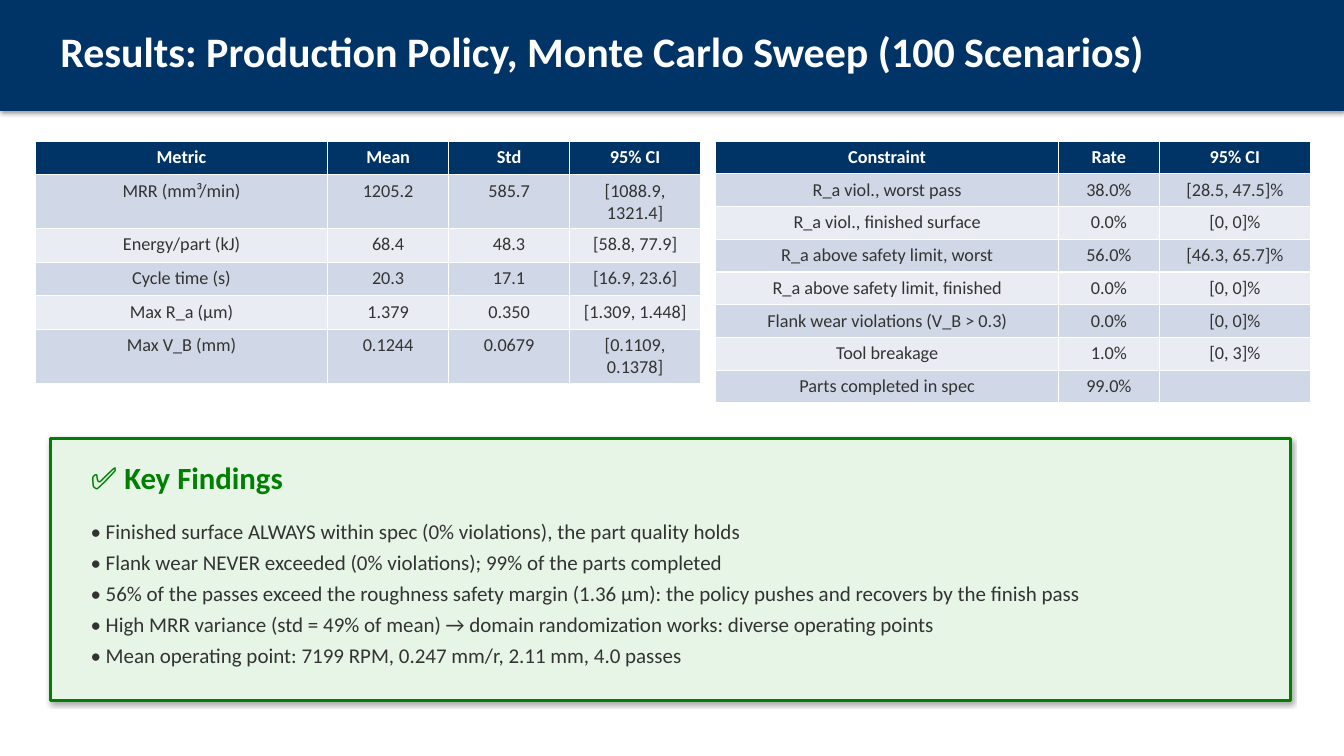
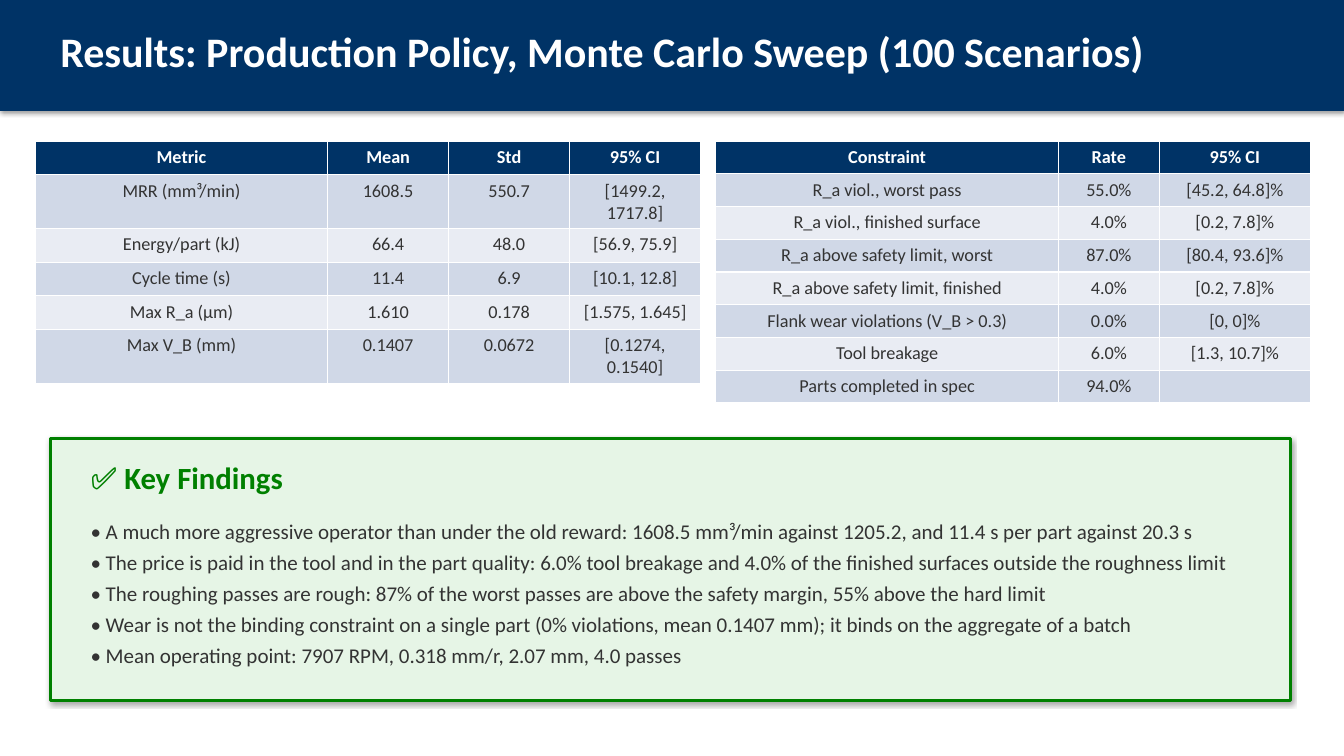
Before and after one commit to AbhinandIITM/AI-in-Mfg, a slide deck: slide 8 of report/presentation.pptx. Drawn at 1344x756 pixels with LibreOffice and Linux fonts; fonts in the diff are those of the drawing. Boxes give left, top, right and bottom in pixels: in the first picture for what was removed or moved away, otherwise in the second. Text is boxed around its words. In the diff, an @@ line names an element or a change of style, - is before the commit and + after.

Commit message:
docs: the new results, the three fixes and the two new experiments
The documentation is rebuilt around what the work now measures. The reward
scales, the wear calibration and the strengthened classical controller are
described with their reasons, and the three regimes of the robustness
experiment are the central result: inside a perfect digital twin the
controller still wins the reward by a margin inside the noise, the learned
policy is the better throughput operator, and the advantage appears where
the controller's information advantage disappears.

Two claims reversed and are stated as reversals: one policy against 21
per-weight policies is now 1.4% to 5.6% ahead over the lower weights and
behind at the two heaviest, and the controller initialization is now actively
harmful, because the clone starts the policy at the conservative operating
point that the corrected reward punishes.

The report is 33 pages with 8 figures, the deck 28 frames, the PowerPoint
file 25 slides, and all three are rebuilt from the artifacts.

```diff
--- a/report/presentation.pptx
+++ b/report/presentation.pptx
@@ table at [35,141,701,380] @@
-row 2: MRR (mm³/min) | 1205.2 | 585.7 | [1088.9, 1321.4]
+row 2: MRR (mm³/min) | 1608.5 | 550.7 | [1499.2, 1717.8]
-row 3: Energy/part (kJ) | 68.4 | 48.3 | [58.8, 77.9]
+row 3: Energy/part (kJ) | 66.4 | 48.0 | [56.9, 75.9]
-row 4: Cycle time (s) | 20.3 | 17.1 | [16.9, 23.6]
+row 4: Cycle time (s) | 11.4 | 6.9 | [10.1, 12.8]
-row 5: Max R_a (μm) | 1.379 | 0.350 | [1.309, 1.448]
+row 5: Max R_a (μm) | 1.610 | 0.178 | [1.575, 1.645]
-row 6: Max V_B (mm) | 0.1244 | 0.0679 | [0.1109, 0.1378]
+row 6: Max V_B (mm) | 0.1407 | 0.0672 | [0.1274, 0.1540]
@@ table at [716,141,1311,403] @@
-row 2, column 2: 38.0%
+row 2, column 2: 55.0%
-row 2, column 3: [28.5, 47.5]%
+row 2, column 3: [45.2, 64.8]%
-row 3, column 2: 0.0%
+row 3, column 2: 4.0%
-row 3, column 3: [0, 0]%
+row 3, column 3: [0.2, 7.8]%
-row 4, column 2: 56.0%
+row 4, column 2: 87.0%
-row 4, column 3: [46.3, 65.7]%
+row 4, column 3: [80.4, 93.6]%
-row 5, column 2: 0.0%
+row 5, column 2: 4.0%
-row 5, column 3: [0, 0]%
+row 5, column 3: [0.2, 7.8]%
-row 7, column 2: 1.0%
+row 7, column 2: 6.0%
-row 7, column 3: [0, 3]%
+row 7, column 3: [1.3, 10.7]%
-row 8, column 2: 99.0%
+row 8, column 2: 94.0%
@@ text at [106,523,1226,667]: text changed @@
-• Finished surface ALWAYS within spec (0% violations), the part quality holds
-• Flank wear NEVER exceeded (0% violations); 99% of the parts completed
-• 56% of the passes exceed the roughness safety margin (1.36 μm): the policy pushes and recovers by the finish pass
-• High MRR variance (std = 49% of mean) → domain randomization works: diverse operating points
-• Mean operating point: 7199 RPM, 0.247 mm/r, 2.11 mm, 4.0 passes
+• A much more aggressive operator than under the old reward: 1608.5 mm³/min against 1205.2, and 11.4 s per part against 20.3 s
+• The price is paid in the tool and in the part quality: 6.0% tool breakage and 4.0% of the finished surfaces outside the roughness limit
+• The roughing passes are rough: 87% of the worst passes are above the safety margin, 55% above the hard limit
+• Wear is not the binding constraint on a single part (0% violations, mean 0.1407 mm); it binds on the aggregate of a batch
+• Mean operating point: 7907 RPM, 0.318 mm/r, 2.07 mm, 4.0 passes
```
Also in this commit, not shown: 18 other slides changed, 2 slides added, 9 other files.
